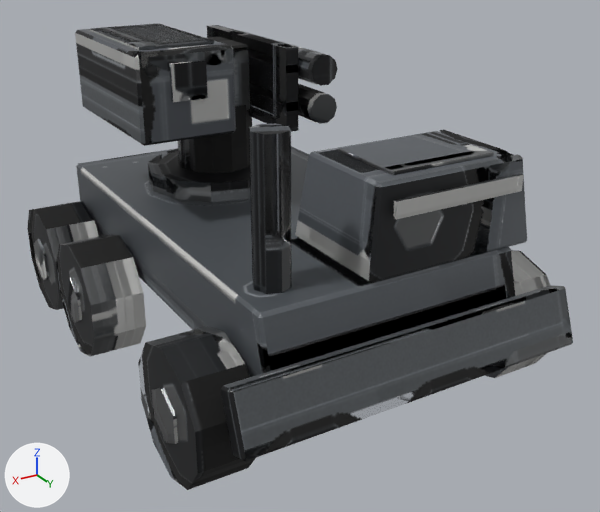
The FBX model assets/models/chs_hornet/export/chs_hornet.fbx as it was, and as the next commit left it.
Camera for both pictures: a camera (50 mm lens) standing at (5.72, 10.25, 6.52) and looking at (-0.38, 0.08, 1.43). Every picture has the same lights, and +X, +Y and +Z are marked at lower left. The picture after the commit comes second. Where no turn or scale is listed for an object, it has been applied to the vertices.

The first picture shows 'base_bar', 'launcher_bar', 'turret_bar'.
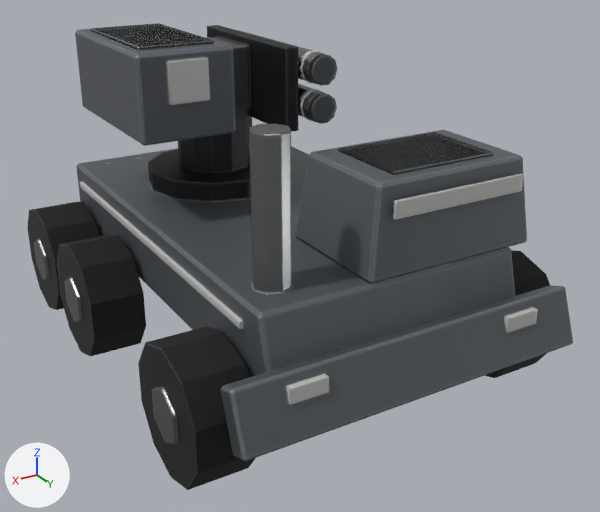
Location of each change, [x1, y1, x2, y2] in pixels of the pictures (600 x 512 px):
'launcher_bar', reshaped: before [75, 24, 338, 146]; after [75, 23, 338, 146]
'base_glow_running_bar', added: after [80, 174, 523, 329]
'launcher_glow_weapon_bar', added: after [167, 51, 321, 121]
'base_glow_head_bar', added: after [287, 307, 538, 405]
part 1 of me_launcher_002, deleted: before [170, 60, 208, 102]
part 2 of me_launcher_002, surface changed: [75, 24, 338, 146] in both
part 3 of me_base_002, surface changed: [27, 123, 573, 483] in both

The edits, one by one:
me_base_002 is used by ob_base_bar; location (0.0, 0.0, 0.0).
me_base_002 had 352 vertices, 266 faces and spanned x -2.84..2.84, y -3.96..3.72, z 0.0..4.2.
me_base_002 now has 344 vertices, 260 faces and spans x -2.84..2.84, y -3.96..3.72, z 0.0..4.2.
me_base_002 part 3: 251 kept faces spanning x -2.84..2.84, y -3.96..3.72, z 0.0..4.2 get new texture (UV) coordinates.
Edits to the shape of me_base_002 do not show in these pictures.
me_launcher_002 is used by ob_launcher_bar; location (0.2, -1.6, 4.0).
me_launcher_002 had 192 vertices, 164 faces and spanned x -1.07..1.8, y -1.6..1.9, z -0.6..0.74.
me_launcher_002 now has 184 vertices, 158 faces and spans x -1.07..1.8, y -1.6..1.9, z -0.6..0.74.
me_launcher_002 part 1: the loose piece of 8 vertices spanning x 0.85..1.35, y 1.59..1.64, z 0.05..0.55 is deleted.
me_launcher_002 part 2: 154 kept faces spanning x -1.07..1.8, y -1.6..1.9, z -0.6..0.74 get new texture (UV) coordinates.
Mesh me_base_005 is new.
It consists of a box spanning x -1.9..0.1, y 3.0..3.04, z 3.09..3.31; a box spanning x -1.94..-1.9, y -3.4..2.6, z 1.95..2.05; a box spanning x 1.9..1.94, y -3.4..2.6, z 1.95..2.05.
It uses material mat_chs_hornet_bar.
Mesh me_base_006 is new.
It consists of a box spanning x -1.85..-1.35, y 3.51..3.59, z 1.45..1.65; a box spanning x 1.35..1.85, y 3.51..3.59, z 1.45..1.65.
It uses material mat_chs_hornet_bar.
Mesh me_launcher_004 is new.
It consists of a box spanning x 0.82..1.38, y 1.59..1.65, z 0.02..0.58; a 10-sided cylinder along y spanning x -1.08..-0.62, y 1.55..1.65, z 0.08..0.52; a 10-sided cylinder along y spanning x -1.08..-0.62, y 1.55..1.65, z -0.47..-0.03.
It uses material mat_chs_hornet_bar.
Object 'base_glow_running_bar' (ob_base_glow_running_bar) is new; it shows me_base_005.
Its location is (0.0, 0.0, 0.0).
Object 'base_glow_head_bar' (ob_base_glow_head_bar) is new; it shows me_base_006.
Its location is (0.0, 0.0, 0.0).
Object 'launcher_glow_weapon_bar' (ob_launcher_glow_weapon_bar) is new; it shows me_launcher_004.
Its location is (0.2, -1.6, 4.0).
